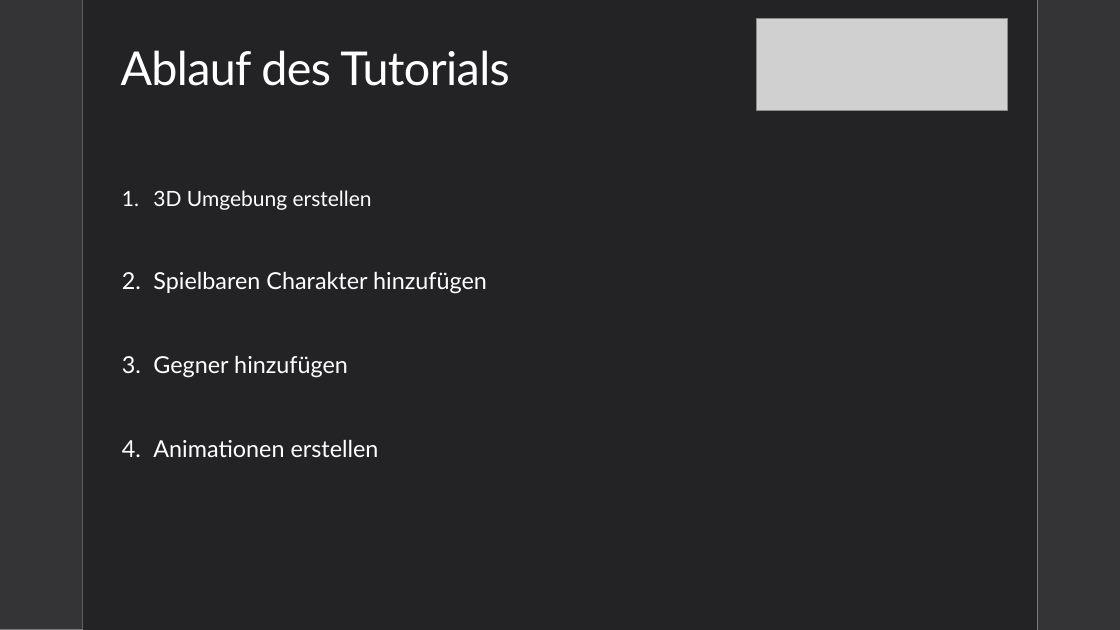
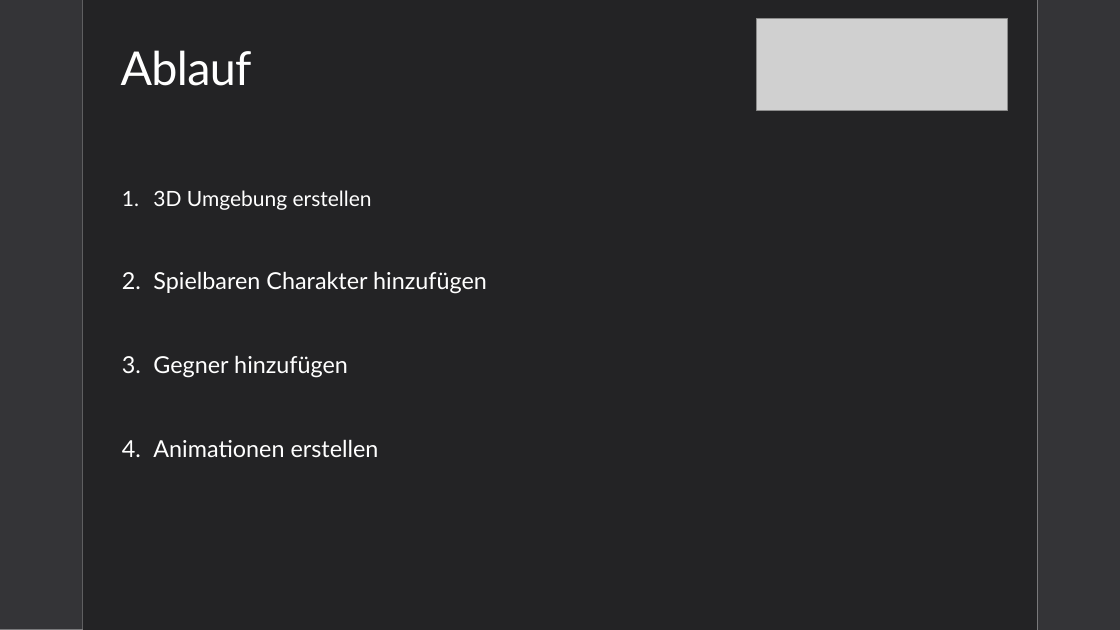
Before and after one commit to anikaseibezeder/BAC1-Unity, a slide deck: slide 4 of Dokumente/Präsentation/Präsentation.pptx. Drawn at 1120x630 pixels with LibreOffice and Linux fonts; fonts in the diff are those of the drawing; grey boxes stand for pictures. Boxes give left, top, right and bottom in pixels: in the first picture for what was removed or moved away, otherwise in the second. Text is boxed around its words. In the diff, an @@ line names an element or a change of style, - is before the commit and + after.

```diff
--- a/Dokumente/Präsentation/Präsentation.pptx
+++ b/Dokumente/Präsentation/Präsentation.pptx
@@ title at [121,50,252,86]: text changed @@
-Ablauf des Tutorials
+Ablauf
```
Also in this commit, not shown: 1 other file.
